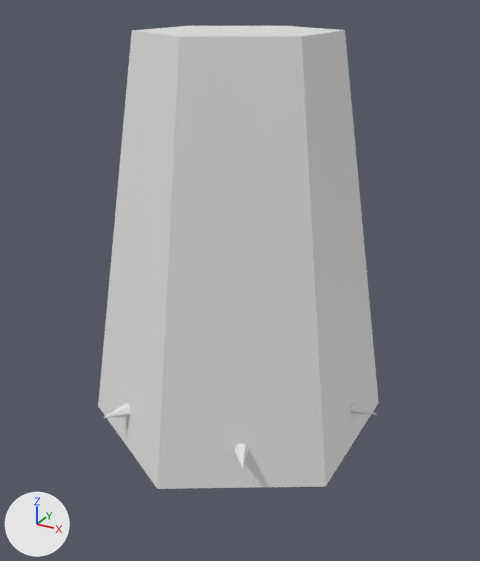
A saved change to the FBX model Assets/Resources/Structures/Meshes/Defense/Spike Tower.fbx.
Camera for both pictures: a camera (50 mm lens) standing at (3.87, -7.0, 5.43) and looking at (0.09, -0.13, 2.0). The axes (+X, +Y, +Z) are drawn at lower left. The lights are the same throughout. Where no turn or scale is listed for an object, it has been applied to the vertices.

Names of what the first picture shows: 'Spike Tower Body', 'Spike Tower Spike', 'Spike Tower Spike 5', 'Spike Tower Spike 6'.
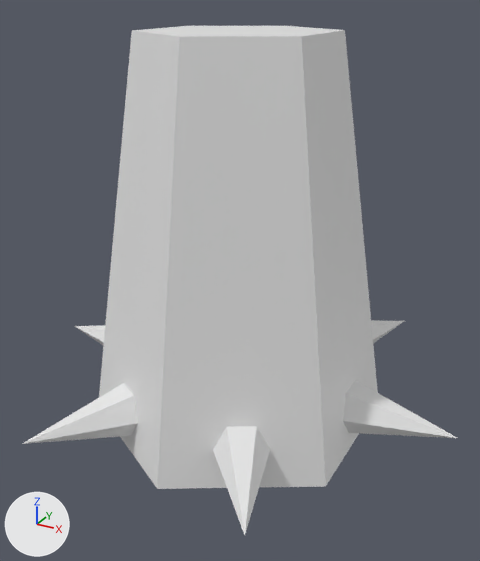
Where the newer file only moved an object's origin or applied its transform, the numbers keep the older frame.

Changed parts and their boxes (x1, y1, x2, y2) in the pictures (480 x 561 px):
```json
{"object": "Spike Tower Spike 6", "change": "moved", "before": [235, 444, 249, 468], "after": [213, 426, 270, 535]}
{"object": "Spike Tower Spike 5", "change": "moved", "before": [103, 403, 130, 418], "after": [22, 383, 138, 444]}
{"object": "Spike Tower Spike", "change": "moved", "before": [350, 401, 377, 415], "after": [343, 380, 457, 438]}
{"object": "Spike Tower Spike 2", "change": "moved", "after": [371, 320, 404, 343], "on screen": "not visible before"}
{"object": "Spike Tower Spike 4", "change": "moved", "after": [75, 325, 105, 346], "on screen": "not visible before"}
```

Edits to the scene script, one JSON object a line:
```json
{"op": "set", "path": "ob_spike_tower_spike_6.location", "old": "(0.5, -0.87, 0.5)", "new": "(1.0, -1.73, 0.5)"}
{"op": "set", "path": "ob_spike_tower_spike_5.location", "old": "(-0.5, -0.87, 0.5)", "new": "(-1.0, -1.73, 0.5)"}
{"op": "set", "path": "ob_spike_tower_spike_4.location", "old": "(-1.0, 0.0, 0.5)", "new": "(-2.0, 0.0, 0.5)"}
{"op": "set", "path": "ob_spike_tower_spike_2.location", "old": "(0.5, 0.87, 0.5)", "new": "(1.07, 1.87, 0.5)"}
{"op": "set", "path": "ob_spike_tower_spike.location", "old": "(1.0, 0.0, 0.5)", "new": "(2.0, 0.0, 0.5)"}
```
